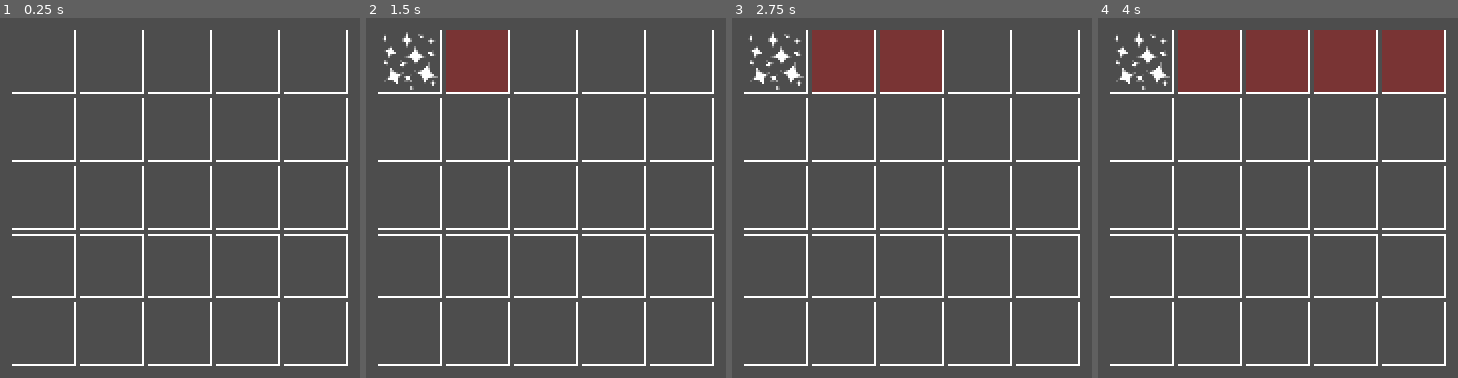
Above: before the commit, frames 1-4 (left to right).
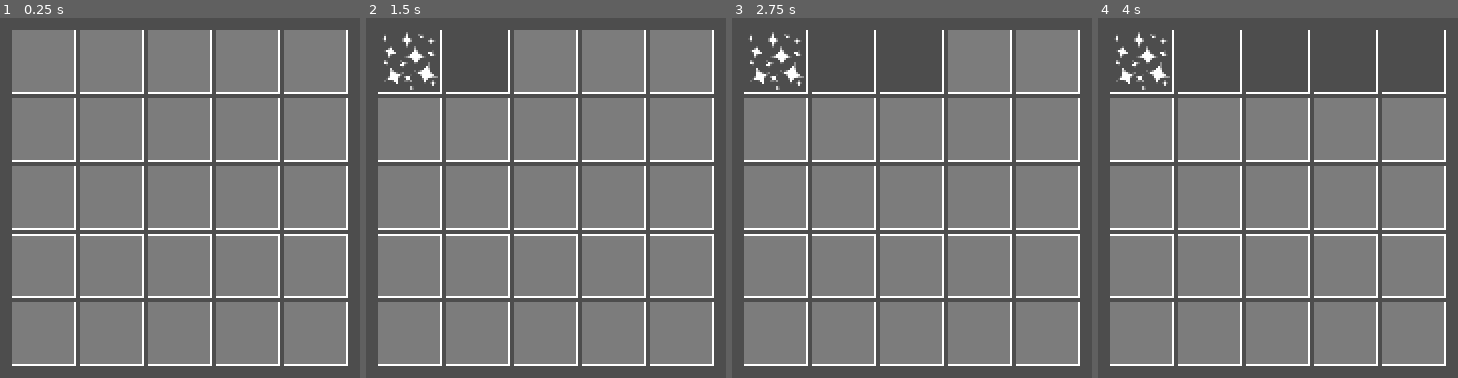
Above: after the commit, the same moments.

Repository: ZibelineDev/project_stardust_yt
Game: Godot game, scene res://scenes/views/dungeon/dungeon_view.tscn
Two runs of this game, one before a commit and one after it. Both use one fixed random seed, a clock stepped at 60 frames per second and the inputs below. This scene is started directly instead of the project's main scene.
Inputs (mouse positions are in pixels of both pictures, inside the frame that each line leads up to):
- Up to frame 1 (0.25 s): no input
- Up to frame 2 (1.5 s): click (409, 61) at 0.5 s; click (477, 61) at 1.27 s
- Up to frame 3 (2.75 s): click (912, 61) at 2.02 s
- Up to frame 4 (4 s): click (1346, 61) at 2.77 s; click (1414, 61) at 3.52 s

The runs differ from the first frame. In frame 1, 74% of the frame differs, in the area x 3-97%, y 3-97%; in frame 2, 71%; in frame 3, 71%; in frame 4, 71%.

Commit message:
🚧⚗️ Cooking

Diff:
--- a/scenes/views/dungeon/components/dungeon_tile.gd
+++ b/scenes/views/dungeon/components/dungeon_tile.gd
@@ -6,17 +6,24 @@
 
 ##
 @export var texture_node : TextureRect
-
+##
 @export var texture_stardust : Texture
-
+##
 @export var texture_empty : Texture
+##
+@export var texture_unrevealed : Texture
 
 ##
 var coordinates : String
 ##
 var content : ViewDugeon.Tiles = ViewDugeon.Tiles.EMPTY
+##
+var is_revealed : bool = false
 
-var is_revealed : bool = false
+
+##
+func _ready() -> void:
+	texture_node.texture = texture_unrevealed
 
 
 ##
@@ -33,7 +40,7 @@
 		return
 
 	if content == ViewDugeon.Tiles.EMPTY:
-		texture_node.texture = texture_empty
+		texture_node.texture = null
 
 		is_revealed = true
 
--- a/scenes/views/dungeon/components/texture_button.tscn
+++ b/scenes/views/dungeon/components/texture_button.tscn
@@ -3,7 +3,7 @@
 [ext_resource type="Texture2D" uid="uid://dniepd1eirw7r" path="res://assets/dungeon_button.png" id="1_c1bn1"]
 [ext_resource type="Script" path="res://scenes/views/dungeon/components/dungeon_tile.gd" id="2_e44sj"]
 [ext_resource type="Texture2D" uid="uid://d2tqwf0l2wvqn" path="res://assets/sparkles.png" id="3_kfdv3"]
-[ext_resource type="Texture2D" uid="uid://41c3t7lprnf0" path="res://assets/red_tile.png" id="4_0vn57"]
+[ext_resource type="Texture2D" uid="uid://bkau42fkf3d5v" path="res://assets/gray_tile.png" id="4_gvedt"]
 
 [node name="TextureButton" type="TextureButton" node_paths=PackedStringArray("texture_node")]
 texture_filter = 1
@@ -16,7 +16,8 @@
 script = ExtResource("2_e44sj")
 texture_node = NodePath("Icon")
 texture_stardust = ExtResource("3_kfdv3")
-texture_empty = ExtResource("4_0vn57")
+texture_empty = ExtResource("4_gvedt")
+texture_unrevealed = ExtResource("4_gvedt")
 
 [node name="Icon" type="TextureRect" parent="."]
 custom_minimum_size = Vector2(64, 64)
Binary file added: assets/gray_tile.png
Not shown, added: assets/gray_tile.png.import
